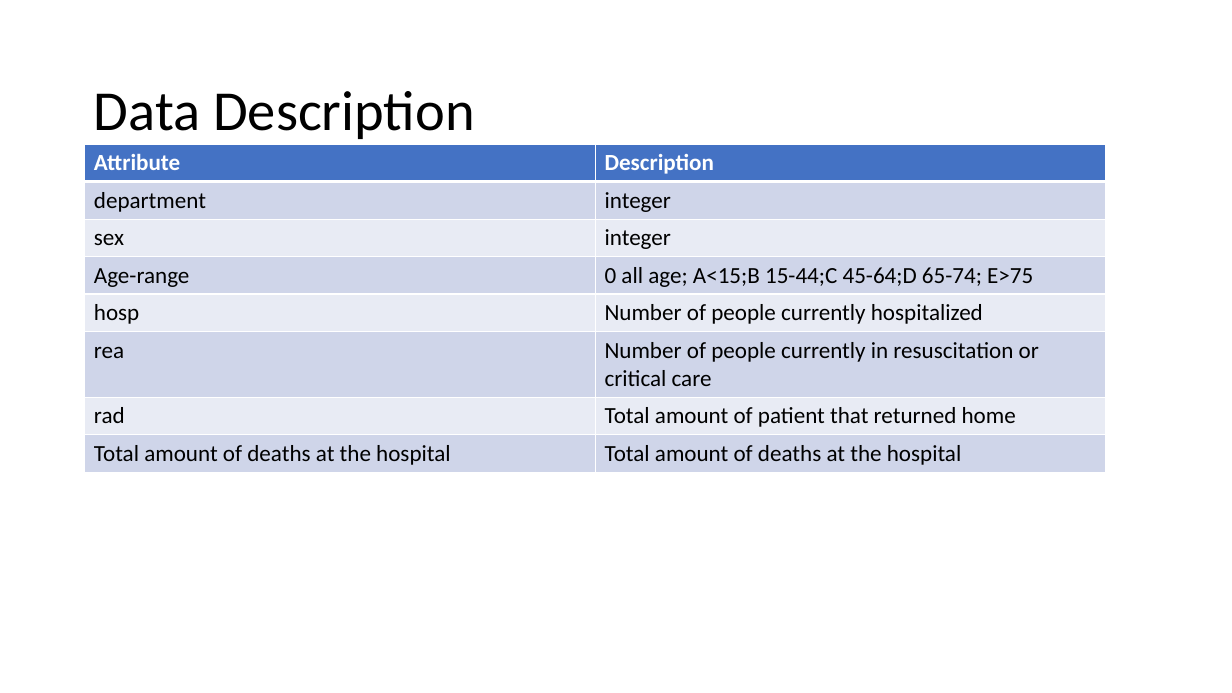
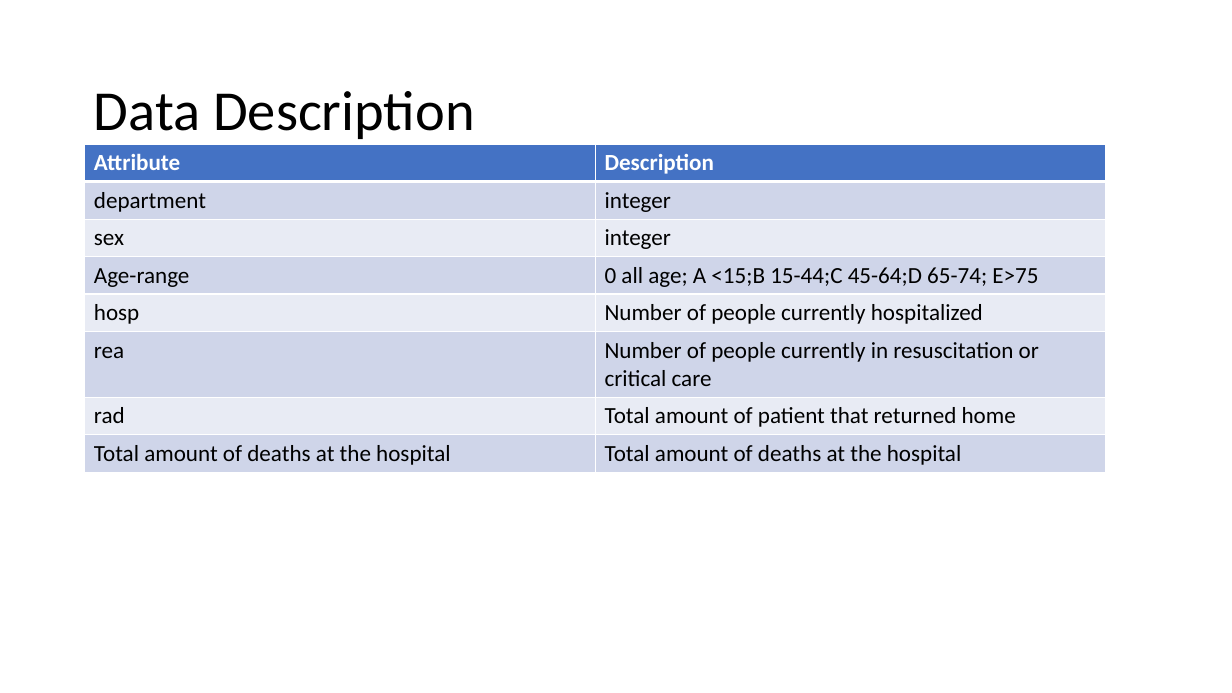
Before and after one commit to faten-elouta/Datawarehouse, a slide deck: slide 9 of Data warehouse.pptx. Drawn at 1232x693 pixels with LibreOffice and Linux fonts; fonts in the diff are those of the drawing. Boxes give left, top, right and bottom in pixels: in the first picture for what was removed or moved away, otherwise in the second. Text is boxed around its words. In the diff, an @@ line names an element or a change of style, - is before the commit and + after.

```diff
--- a/Data warehouse.pptx
+++ b/Data warehouse.pptx
@@ table at box(85, 144, 1107, 470) @@
-row 4, column 2: 0 all age; A<15;B 15-44;C 45-64;D 65-74; E>75
+row 4, column 2: 0 all age; A <15;B 15-44;C 45-64;D 65-74; E>75
```
Also in this commit, not shown: 6 other slides changed.
